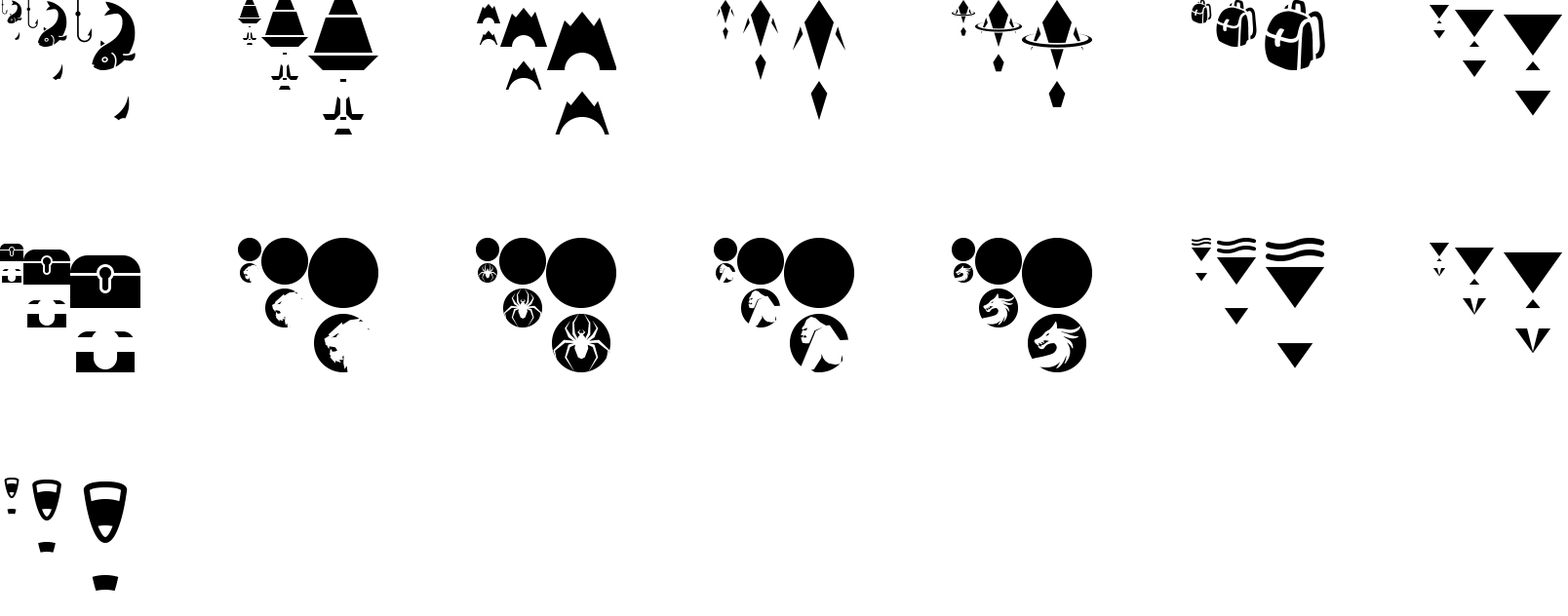
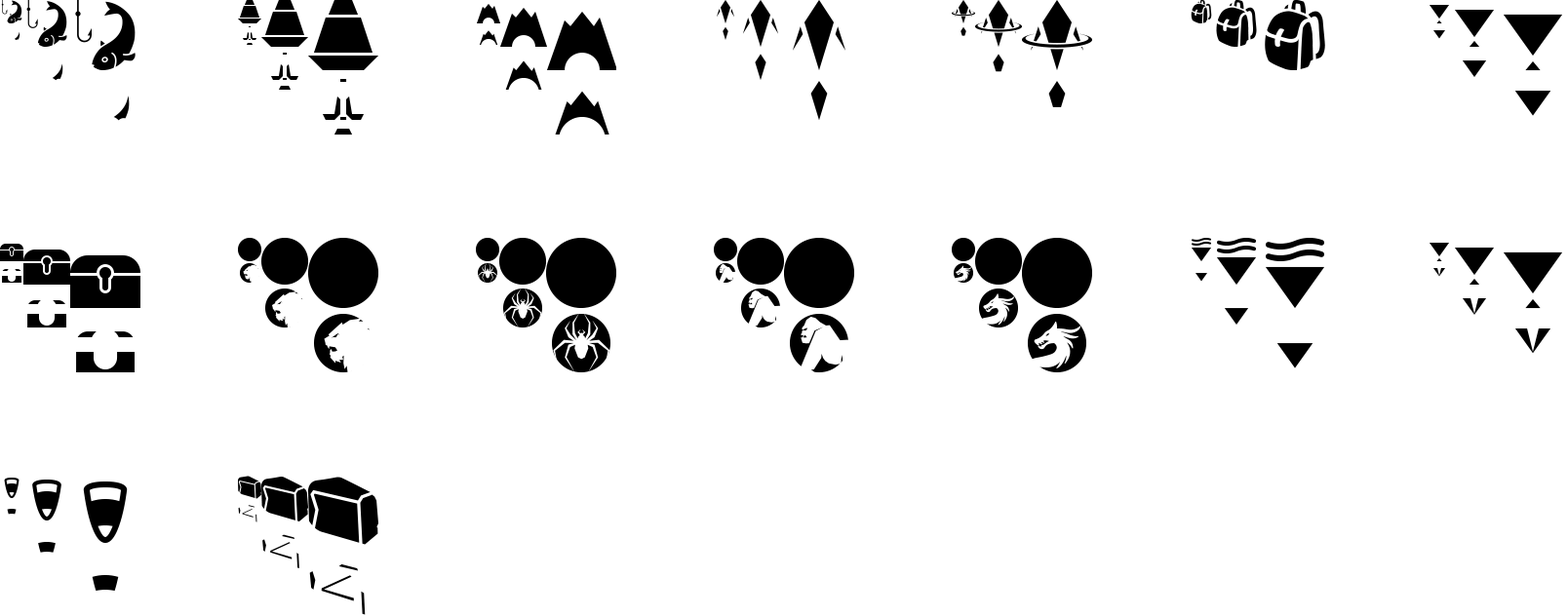
Two versions of the same layered image (1568×616). Layer-by-layer changes:
added group "Loot Crate" (1st of 4) with 3 layers above "Candy Corn" over bbox(237, 475, 379, 616)
added layer "Loot Crate" (2nd of 4, in "Loot Crate") in group "Loot Crate" over bbox(308, 476, 379, 616)
added layer "Loot Crate" (3rd of 4, in "Loot Crate") in group "Loot Crate" over bbox(261, 476, 309, 569)
added layer "Loot Crate" (4th of 4, in "Loot Crate") in group "Loot Crate" over bbox(237, 475, 262, 523)
